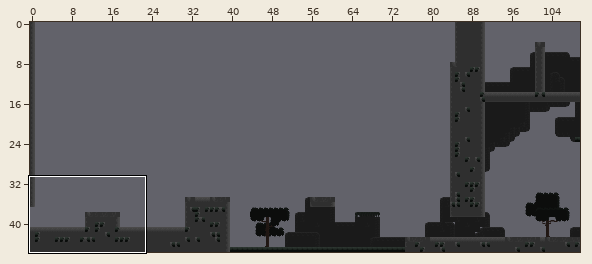
Two versions of a level (Tiled map (JSON), Bin/Levels/test_level2.json). The first picture is a wide view before the edit; the outline marks the close-up.
Close-up. First the earlier version:
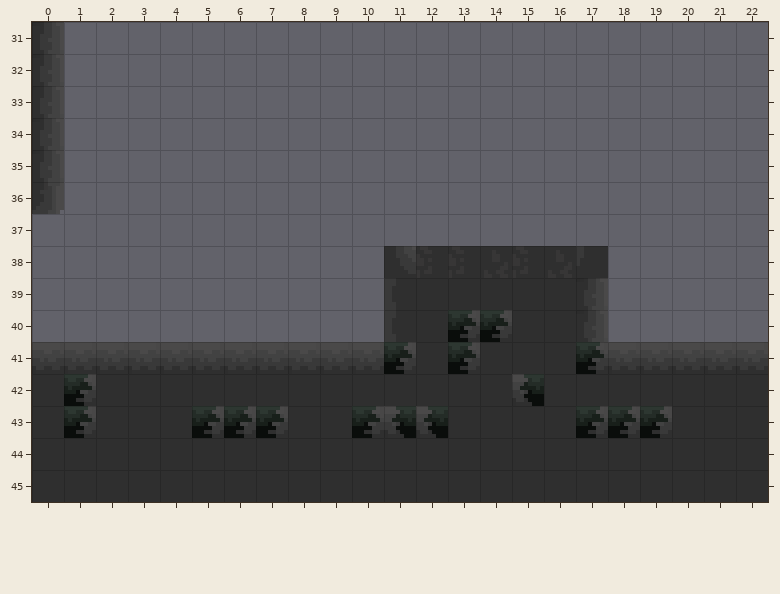
Cells are 8x8 px. Shown: x 0..22, y 31..45. The commit also changed other parts of the map, which this record leaves out.
And afterwards:
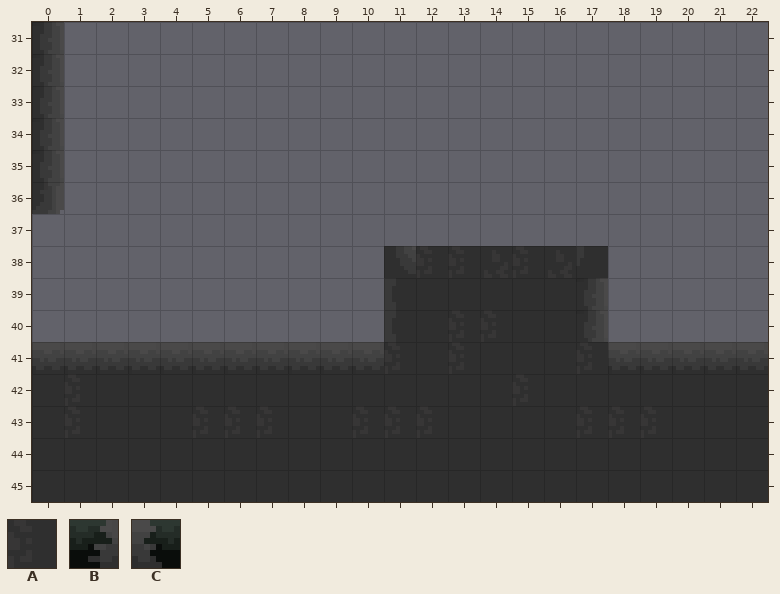
Key: from "passontileset": A 323, B 324, C 356.
_ is an empty cell, . an unchanged one.
Diff:
--- layer "FG1"
@@ x 1..19 @@
-40 ............BB.....
-41 ..........B.B...B..
-42 B.............C....
-43 B...BBB..BCC....BBB
+40 ............AA.....
+41 ..........A.A...A..
+42 A.............A....
+43 A...AAA..AAA....AAA
